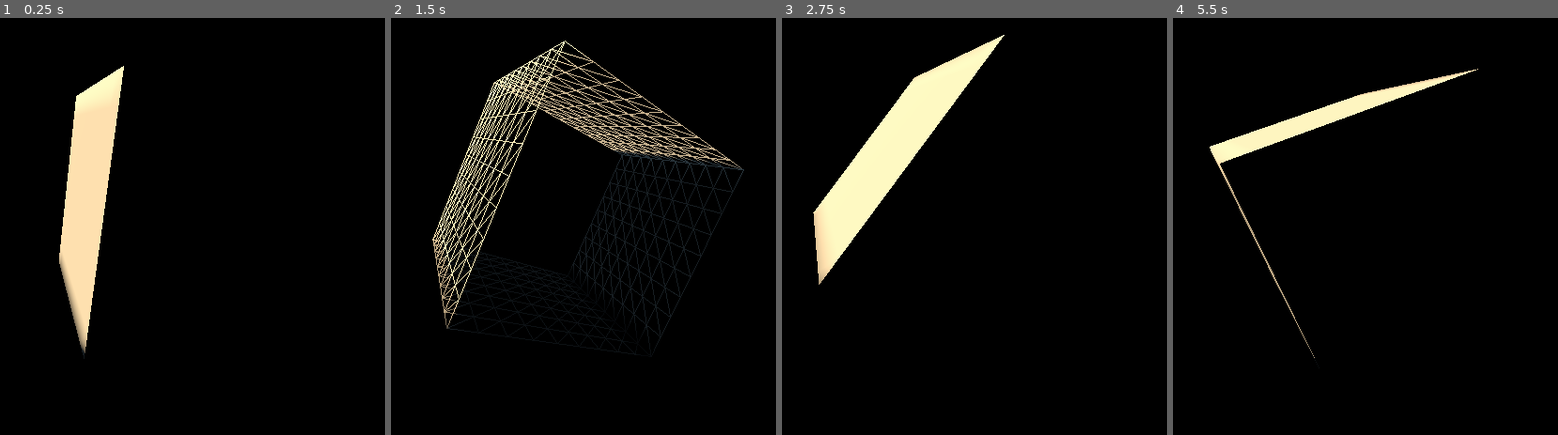
Above: before the commit, frames 1-4 (left to right).
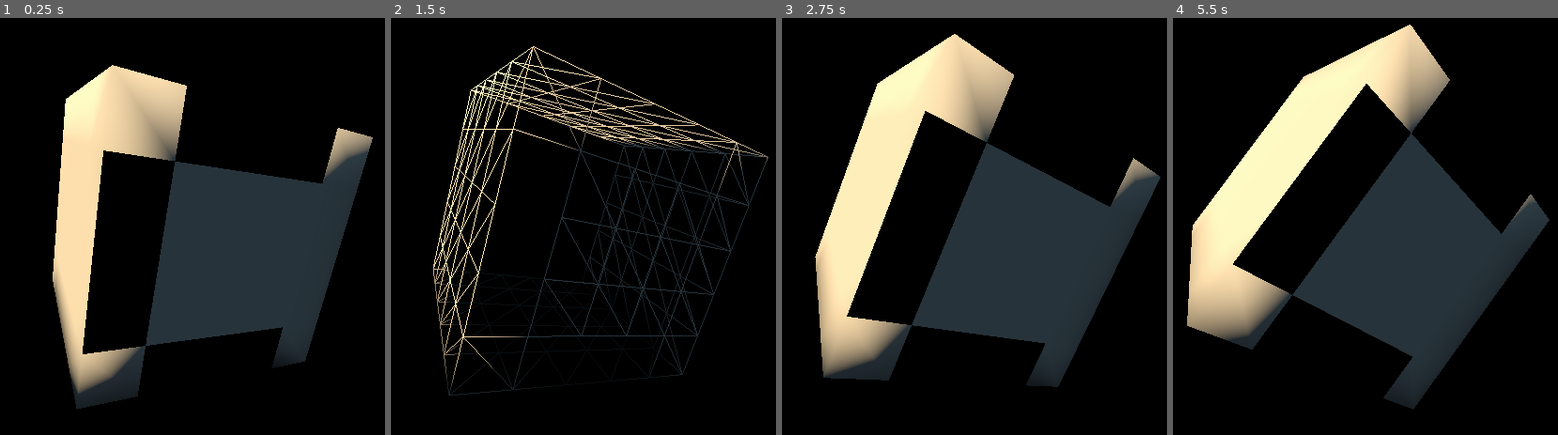
Above: after the commit, the same moments.

Repository: jinjagit/single_mesh_cube-sphere
Game: Godot game, scene res://Main.tscn
Two runs of this game, one before a commit and one after it. Both use one fixed random seed, a clock stepped at 60 frames per second and the inputs below.
Inputs:
- Up to frame 1 (0.25 s): no input
- Up to frame 2 (1.5 s): tap Enter at 0.5 s; hold P 0.53-1.28 s; tap P at 1.35 s
- Up to frame 3 (2.75 s): hold P from 2.03 s (still down)
- Up to frame 4 (5.5 s): release P at 2.78 s; tap P at 2.85, 4.35 s; hold P 3.53-4.28 s; hold P from 5.03 s (still down)

The runs differ from the first frame. In frame 1, 28% of the frame differs, in the area x 13-97%, y 11-94%; in frame 2, 11%; in frame 3, 30%; in frame 4, 35%, in the area x 3-98%, y 1-94%.

Commit message:
fifth face in progress

Diff:
--- a/Main.tscn
+++ b/Main.tscn
@@ -6,7 +6,7 @@
 transform = Transform( 1, 0, 0, 0, 1, 0, 0, 0, 1, 0, -0.00535631, 0 )
 
 [node name="Camera" type="Camera" parent="."]
-transform = Transform( 0.996773, 0.0268404, -0.0756481, 0.0164969, 0.853818, 0.52031, 0.078555, -0.519879, 0.85062, -0.234645, 1.51732, 2.98202 )
+transform = Transform( 0.996773, 0.0268404, -0.0756481, 0.0164969, 0.853818, 0.52031, 0.078555, -0.519879, 0.85062, -0.234645, 1.47796, 2.61492 )
 current = true
 
 [node name="Planet" parent="." instance=ExtResource( 1 )]
--- a/PlanetMesh.gd
+++ b/PlanetMesh.gd
@@ -23,12 +23,12 @@
 	var normal_array := PoolVector3Array()
 	var index_array := PoolIntArray()
 
-	var resolution := 10
-	var num_vertices : int = resolution * (resolution - 1) * 4
-	var num_indices : int = ((resolution - 1) * (resolution - 1) * 24)
+	var resolution := 6
+	var num_vertices : int = (resolution * (resolution - 1) * 4) + ((resolution - 2) * (resolution - 2))
+	var num_indices : int = ((resolution - 1) * (resolution - 1) * 24) + ((resolution - 3) * (resolution - 3) * 6) + 24 + ((resolution -3) * 6)
 
 	# up, front, down, back, left, right
-	var faceNormals := [Vector3(0, 1, 0), Vector3(0, 0, -1), Vector3(0, -1, 0), Vector3(0, 0, 1), Vector3(-1, 0, 0), Vector3(1, 0, 0)]
+	var faceNormals := [Vector3(0, 1, 0), Vector3(0, 0, -1), Vector3(0, -1, 0), Vector3(0, 0, 1), Vector3(1, 0, 0), Vector3(-1, 0, 0)]
 
 	vertex_array.resize(num_vertices)
 	uv_array.resize(num_vertices)
@@ -57,7 +57,10 @@
 					pointOnUnitCube = Vector3(pointOnUnitCube.y, pointOnUnitCube.x * -1, pointOnUnitCube.z)
 
 				vertex_array[i] = pointOnUnitCube
-				#vertex_array[i] = _optimized_unit_sphere_point(rotatedPoint)
+				#vertex_array[i] = _optimized_unit_sphere_point(pointOnUnitCube)
+
+				#if face == 0 and y == resolution - 2 and x > resolution - 3:
+					#vertex_array[i] = pointOnUnitCube * 0.75
 
 				# Add row of triangles between end of last face and start of this one
 				if face > 0 and y == 0 and x != resolution - 1:
@@ -91,6 +94,100 @@
 					index_array[tri_index + 4] = i + 1
 					index_array[tri_index + 3] = x + 1
 					tri_index += 6
+
+	var normal : Vector3 = faceNormals[5]
+	var axisA := Vector3(normal.y, normal.z, normal.x)
+	var axisB : Vector3 = normal.cross(axisA)
+	for y in range(1, resolution - 1, 1):
+			for x in range(1, resolution - 1, 1):
+				var i : int = (x - 1) + ((y - 1) * (resolution - 2)) + (resolution * (resolution - 1) * 4) # magic number 4 == 5th face
+				var percent := Vector2(x, y) / (resolution - 1)
+				var pointOnUnitCube : Vector3 = normal + (percent.x - 0.5) * 2.0 * axisA + (percent.y - 0.5) * 2.0 * axisB
+
+				# Rotations
+
+				vertex_array[i] = pointOnUnitCube
+				#vertex_array[i] = _optimized_unit_sphere_point(pointOnUnitCube)
+
+				# Set triangles for top left quad
+				if x == 1 and y == 1:
+					index_array[tri_index + 2] = 0
+					index_array[tri_index + 1] = i
+					index_array[tri_index] = (4 * resolution * (resolution -1)) - resolution
+
+					index_array[tri_index + 5] = 0
+					index_array[tri_index + 4] = resolution
+					index_array[tri_index + 3] = i
+					tri_index += 6
+
+				#Set triangles for top row between corner quads
+				if x < resolution - 2 and y == 1:
+					index_array[tri_index + 2] = x * resolution
+					index_array[tri_index + 1] = i + 1
+					index_array[tri_index] = i
+
+					index_array[tri_index + 5] = x * resolution
+					index_array[tri_index + 4] = (x + 1) * resolution
+					index_array[tri_index + 3] = i + 1
+					tri_index += 6
+
+				# Set triangles for top right quad
+				if x == 1 and y == resolution - 2:
+					index_array[tri_index + 2] = (3 * resolution * (resolution -1)) - resolution
+					index_array[tri_index + 1] = (3 * resolution * (resolution -1)) + resolution
+					index_array[tri_index] = i
+
+					index_array[tri_index + 5] = (3 * resolution * (resolution -1)) - resolution
+					index_array[tri_index + 4] = 3 * resolution * (resolution -1)
+					index_array[tri_index + 3] = (3 * resolution * (resolution -1)) + resolution
+					tri_index += 6
+
+				# Set the triangle vertex indices for triangles to left of new vertices (as seen form inside cube)
+
+
+
+				# Set the triangle vertex indices for triangles between top face edge and new rows of vertices
+
+
+				# Set the triangle vertex indices for triangles between new rows of vertices
+				if x < resolution - 2 and y < resolution - 2:
+					index_array[tri_index + 2] = i
+					index_array[tri_index + 1] = i + resolution + 1 - 2
+					index_array[tri_index] = i + resolution - 2
+
+					index_array[tri_index + 5] = i
+					index_array[tri_index + 4] = i + 1
+					index_array[tri_index + 3] = i + resolution + 1 - 2
+					tri_index += 6
+
+				# Set triangles for bottom left quad
+				if x == resolution - 2 and y == 1:
+					index_array[tri_index + 2] = (resolution * (resolution -1)) - resolution
+					index_array[tri_index + 1] = (resolution * (resolution -1)) + resolution
+					index_array[tri_index] = i
+
+					index_array[tri_index + 5] = (resolution * (resolution -1)) - resolution
+					index_array[tri_index + 4] = resolution * (resolution -1)
+					index_array[tri_index + 3] = (resolution * (resolution -1)) + resolution
+					tri_index += 6
+
+
+				# Set the triangle vertex indices for triangles to right of new vertices (as seen form inside cube)
+
+
+				# Set the triangle vertex indices for triangles between bottom face edge and new rows of vertices
+
+				# Set triangles for bottom right quad
+				if x == resolution - 2 and y == resolution - 2:
+					index_array[tri_index + 2] = i
+					index_array[tri_index + 1] = (2 * resolution * (resolution -1))
+					index_array[tri_index] = (2 * resolution * (resolution -1)) + resolution
+
+					index_array[tri_index + 5] = i
+					index_array[tri_index + 4] = 2 * resolution * (resolution -1) - resolution
+					index_array[tri_index + 3] = (2 * resolution * (resolution -1))
+					tri_index += 6
+
 
 	# Calculate normal for each triangle
 	for a in range(0, index_array.size(), 3):
@@ -125,9 +222,11 @@
 	_mesh.add_surface_from_arrays(Mesh.PRIMITIVE_TRIANGLES, arrays)
 	self.mesh = _mesh
 
+	#rotate_object_local(Vector3(0, 0, 1), 3.3)
+
 # Called every frame. 'delta' is the elapsed time since the previous frame.
 func _process(delta):
-	rotate_object_local(Vector3(1, 0, 0), delta/5)
+	rotate_object_local(Vector3(1, 0, 0), delta/10)
 
 
 # Notes on faces (r^2 == resolution * resolution):
@@ -136,7 +235,7 @@
 # Edge A1: (0, resolution - 1, 1) = (min, max, step)
 # Edge A2: (0, resolution * (resolution - 1), resolution)
 # Edge A3: (resolution - 1, r^2 - 1, resolution)
-# Edge A4:
+# Edge A4: (resolution * (resolution - 1), r^2 - 1, resolution)
 #
 # Back z-
 # Edge B1 = A4
